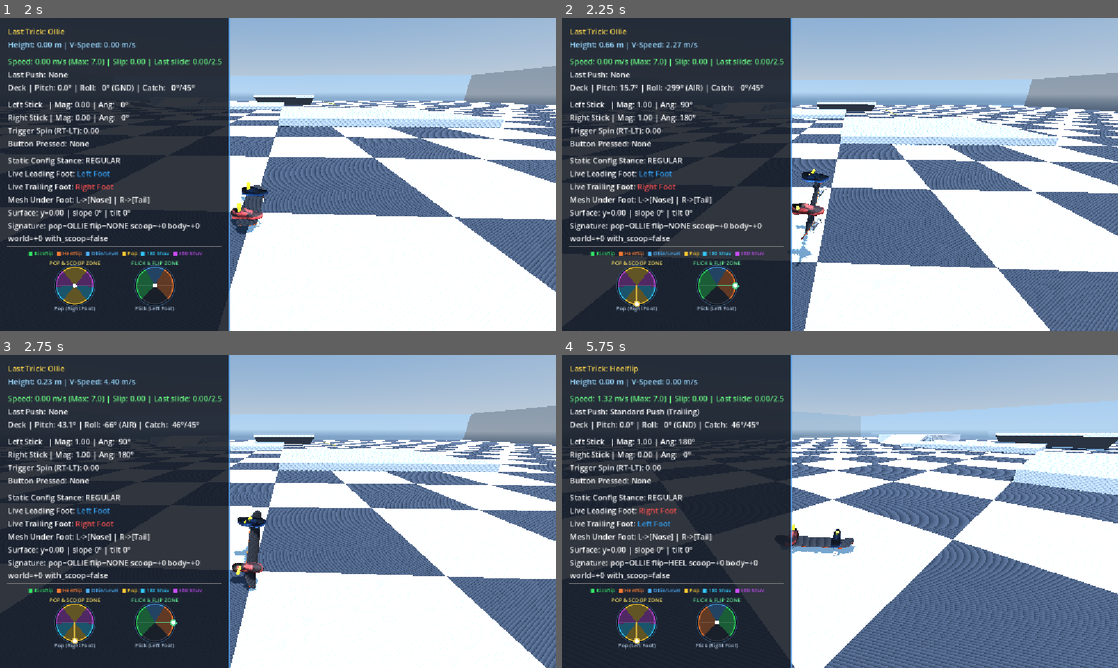
Above: before the commit, frames 1-4 (two rows, left to right).
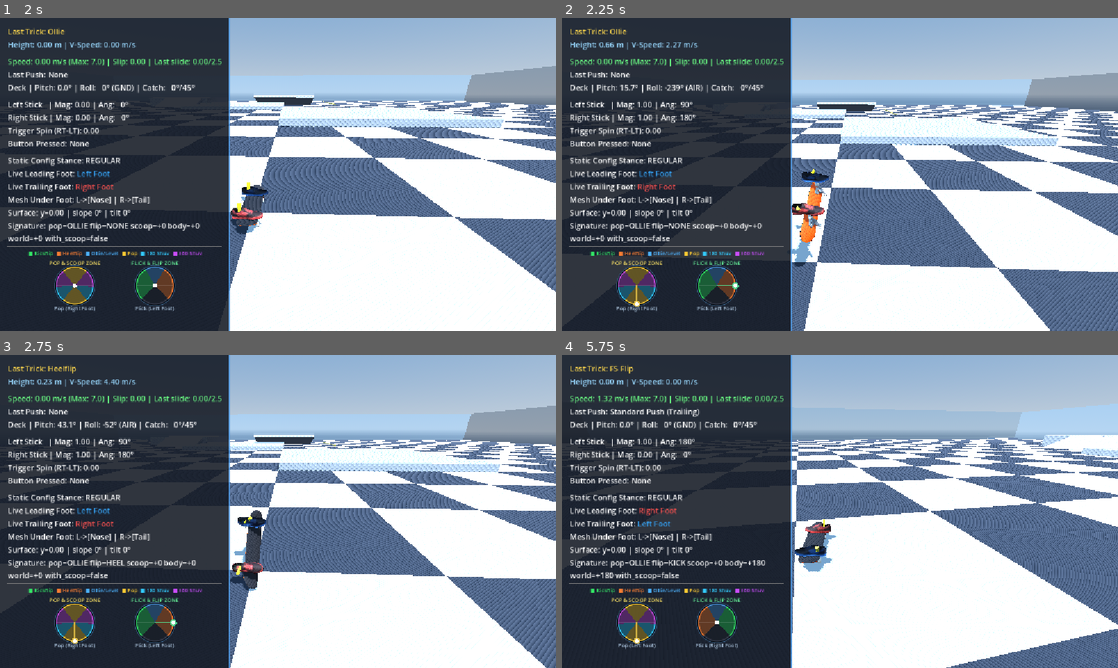
Above: after the commit, the same moments.

Repository: nklunder/skate-sim
Game: Godot game, scene res://scenes/TestWorld.tscn
Same seed, same stepped clock (60 frames per second), same inputs: the game is played once before the commit and once after it.
Inputs (mouse positions are in pixels of both pictures, inside the frame that each line leads up to):
- Up to frame 1 (2 s): tap Enter at 0.5 s; move the mouse to (400, 158) at 0.52 s; hold Right (ui_right) 0.53-1.25 s; hold L 0.53-1.25 s; click (400, 158) at 0.67 s; tap Space at 0.77 s; drag from (166, 190) to (250, 237) at 1.27 s
- Up to frame 2 (2.25 s): move the mouse to (895, 105) at 2.02 s; hold Right (ui_right) from 2.03 s (still down); hold K from 2.03 s (still down)
- Up to frame 3 (2.75 s): keep holding Right (ui_right); keep holding K
- Up to frame 4 (5.75 s): release Right (ui_right) at 2.75 s; release K at 2.75 s; drag from (812, 574) to (673, 464) at 2.77 s; move the mouse to (1006, 558) at 3.52 s; hold Left (ui_left) 3.53-4.25 s; hold Q 3.53-4.25 s; tap Space at 3.77 s; drag from (673, 464) to (756, 433) at 4.27 s; move the mouse to (867, 511) at 5.02 s; hold Down (ui_down) from 5.03 s (still down); hold V from 5.03 s (still down); click (867, 511) at 5.17 s

Frame 1 is identical in both runs. In frame 2, 0.5% of the frame differs, in the area x 19-48%, y 21-80%; in frame 3, 0.5%; in frame 4, 31%, in the area x 6-100%, y 3-100%.

Commit message:
slow the deck down, and make double sensitivity one tunable number
Reported: flips and spins feel a little fast, and doubles are too sensitive -
the flick has to be released almost instantly to avoid one.

Rates drop about 20%: flip 1020 -> 816, spin 540 -> 432, body spin 554 -> 443.
A flat-ground kickflip now turns in 0.44 s rather than 0.35, catching at 70%
of airtime instead of 56%.

flick_rate_min had to rise with it, 0.6 -> 0.72. A flat-ground kickflip has 38
frames of airtime, so the deck must turn at 568 deg/s to come round at all,
and the slowest a flick can be is flick_rate_min * flip_speed_deg. Below a
947 deg/s base a soft flick stops being a recoverable mistake and becomes an
unavoidable primo. The two cannot be tuned independently and now say so.

The double sensitivity was structural rather than a number. Holding was the
DEFAULT: a rider throws the flick and their thumb comes to rest at the end of
the throw, so the stick is still out when the deck comes round and releasing
is the extra effort. That is backwards - a thumb left where it landed is not a
request for anything.

And the trigger was "still held when the deck arrives", which made the window
to avoid a double however long a revolution happened to take. Every change to
flip_speed_deg silently retuned how easy doubles were, including the one in
this commit.

Held time is now asked for directly and the turn count is DECLARATIVE - the
controller raises the target to match 1 + flick_hold_turns(), rather than
reacting to a moment. No edge to miss, and no way to count one hold twice.

    thumb out   0.13s  0.27s  0.33s  0.50s  0.67s
    flips           1      1      2      2      3

flick_hold_min_time is the only thing that sets sensitivity now. It has to
stay under one revolution, or the deck completes and stops before the rider
can finish asking.

All five suites pass. curb_flip_repro's thresholds are re-baselined to the new
rate - the expected consequence of a deliberate speed change, not a
regression.

Co-Authored-By: Claude Opus 5 <noreply@anthropic.com>

Diff:
--- a/scripts/player/RiderBody.gd
+++ b/scripts/player/RiderBody.gd
@@ -30,7 +30,7 @@
 ## Moved here from SkaterController unchanged. Spinning is something the RIDER does - the deck comes
 ## round because it is attached to them, not the other way about - and that is exactly the
 ## distinction this node exists to make.
-@export var body_spin_speed_deg: float = 554.0
+@export var body_spin_speed_deg: float = 443.0
 ## How quickly the shoulders converge on the rate the triggers are asking for. This is the rider's
 ## own rotational inertia: they cannot start or stop turning instantly.
 @export var spin_response: float = 20.0
--- a/scripts/player/SkaterController.gd
+++ b/scripts/player/SkaterController.gd
@@ -114,8 +114,8 @@
 # variable of its own. Two velocity representations was the split this rewrite removed.
 
 @export_category("Flip & Spin Physics (3-Layer Hierarchy)")
-@export var flip_speed_deg: float = 1020.0
-@export var spin_speed_deg: float = 540.0
+@export var flip_speed_deg: float = 816.0
+@export var spin_speed_deg: float = 432.0
 ## Gyroscopic coupling factor: adds rotational inertia to multi-axis tricks (e.g. 360 flips) so they complete later.
 @export var rotational_complexity_coupling: float = 0.15
 
@@ -132,7 +132,13 @@
 ## Bounds on the multiplier. The FLOOR is the important one: a soft flick should turn the deck
 ## lazily and risk an incomplete trick, not guarantee a primo - the rider should be able to see it
 ## failing and still catch it.
-@export var flick_rate_min: float = 0.6
+##
+## IT IS TIED TO flip_speed_deg, and cannot be tuned independently of it. A flat-ground kickflip has
+## 38 frames of airtime, so the deck must turn at 568 deg/s or better to come round at all - and the
+## slowest a flick can be is flick_rate_min * flip_speed_deg. At 816 that floor is 0.70; anything
+## under it makes a soft flick an unavoidable primo rather than a recoverable mistake. Slow the deck
+## further and this has to rise with it.
+@export var flick_rate_min: float = 0.72
 @export var flick_rate_max: float = 1.6
 ## Where each axis is heading. DERIVED from the turn counts below, never fixed at the pop - see
 ## _refresh_rotation_targets().
@@ -1027,16 +1033,18 @@
 	# of the deck or returning to the rest pose - which is the same choice the hover()/lower() pair
 	# used to make from inside this block, but made in one place alongside every other foot state.
 	if is_flip_in_progress:
-		# HELD FLICK: another turn, asked for BEFORE the deck arrives rather than after.
+		# HELD FLICK: the rider asks for turns by holding, and the target is raised to match.
 		#
-		# Extending after arrival would work, but move_toward clamps exactly on the target - so the
-		# deck would take a part-step onto it, then a full step away next frame, and the rotation
-		# would stutter once per revolution. Asking while it is still one step out means the target
-		# has already moved by the time it gets there and the angular rate never changes at all,
-		# which is the whole point of holding rather than re-flicking.
-		if trick.flick_held and _rotation_arriving(delta):
-			flip_roll_turns += _roll_turns_per_extend
-			flip_yaw_turns += _yaw_turns_per_extend
+		# DECLARATIVE, not an edge. The count is how many extra turns the hold has earned, so the
+		# target simply tracks it - there is no moment to miss and no way to count the same hold
+		# twice. It also means the extension lands as soon as it is earned, well before the deck
+		# arrives, so move_toward never clamps onto a target that is about to move and the angular
+		# rate never changes: extending is invisible to the deck's velocity, which is the whole point
+		# of holding rather than re-flicking.
+		var asked: int = 1 + trick.flick_hold_turns()
+		if flip_roll_turns < _roll_turns_per_extend * asked:
+			flip_roll_turns = _roll_turns_per_extend * asked
+			flip_yaw_turns = _yaw_turns_per_extend * asked
 			_refresh_rotation_targets()
 		board_mesh.rotation_degrees.z = move_toward(board_mesh.rotation_degrees.z, target_board_roll, absf(flip_roll_rate) * delta)
 		board_mesh.rotation_degrees.y = move_toward(board_mesh.rotation_degrees.y, target_board_yaw, absf(flip_yaw_rate) * delta)
@@ -1169,14 +1177,6 @@
 	_deck_clearance_held = maxf(_deck_clearance_held,
 		maxf(0.0, reach * deck_clearance_margin - foot_rig.left_rest.y))
 	return _deck_clearance_held
-
-## True when both axes are within this frame's travel of their targets - i.e. the deck arrives now.
-##
-## Both, not either: the axes are rate-locked to arrive together, and an axis that is not turning has
-## a zero rate and zero distance left, so it reports arriving and lets the turning one decide.
-func _rotation_arriving(delta: float) -> bool:
-	return absf(target_board_roll - board_mesh.rotation_degrees.z) <= absf(flip_roll_rate) * delta \
-		and absf(target_board_yaw - board_mesh.rotation_degrees.y) <= absf(flip_yaw_rate) * delta
 
 ## Rebuilds both rotation targets from the turn counts.
 ##
--- a/scripts/tricks/TrickState.gd
+++ b/scripts/tricks/TrickState.gd
@@ -37,6 +37,31 @@
 ## deflected too - and sustaining a rotation because the rider is releasing would be the opposite of
 ## what they asked for.
 @export_range(0.0, 1.0) var flick_hold_alignment: float = 0.6
+## How long the flick must be held CONTINUOUSLY to ask for ONE more turn, in seconds.
+##
+## This IS the double-flip sensitivity, and it is the only thing that sets it.
+##
+## Without this, holding is the DEFAULT and releasing is the effort: a rider throws the flick and
+## their thumb naturally comes to rest at the end of the throw, so the stick is still out when the
+## deck comes round and every trick doubles unless they deliberately snatch it back. That is
+## backwards. A thumb left where it landed is not a request for anything.
+##
+## Each interval of continuous hold buys one more turn, so it reads directly: release inside
+## $0.30\text{s}$ for a single, hold to $0.60$ for a double, $0.90$ for a triple. A natural
+## throw-and-relax has the stick back under flick_min_deflection within roughly $0.1$ to $0.15\text{s}$,
+## so this is comfortably clear of "left my thumb where it landed" without asking the rider to snatch.
+##
+## MUST STAY UNDER ONE REVOLUTION - about $0.44\text{s}$ at the current flip_speed_deg. The deck has
+## to still be turning when the rider finishes asking, or it completes and stops first and doubles
+## become impossible. Slowing the deck widens that ceiling; speeding it up narrows it.
+##
+## It also DECOUPLES double sensitivity from rotation speed. Judged on "still held when the deck
+## arrives", the window to avoid a double was however long a revolution happened to take, so every
+## change to flip_speed_deg silently retuned how easy doubles were. Held time is asked for directly
+## instead, and answered the moment it is earned rather than at whatever instant the deck comes
+## round. Must stay comfortably UNDER one revolution, or the deck completes and stops before the
+## rider can have asked for anything.
+@export var flick_hold_min_time: float = 0.30
 ## Vertical band the releasing stick must be inside, so a flick reads as a flick and not as the
 ## opposite end being loaded instead.
 @export_range(0.0, 0.5) var flick_release_band: float = 0.20
@@ -139,6 +164,9 @@
 ## held" can be judged against what the rider actually did rather than against a fixed axis.
 var _flick_dir: Vector2 = Vector2.ZERO
 var _flick_is_left: bool = false
+## Seconds the flick has been held out continuously. Reset the moment it lapses, so a thumb that
+## wanders back through the threshold has to earn the hold again.
+var _flick_held_time: float = 0.0
 ## Recent peak speed of each stick. See flick_speed_decay.
 var _left_flick_peak: float = 0.0
 var _right_flick_peak: float = 0.0
@@ -161,7 +189,7 @@
 	if rider == null:
 		return
 	_track_flick_speed(delta)
-	_track_flick_hold()
+	_track_flick_hold(delta)
 	_release_spent_pop_stick()
 	_handle_keyboard_pop()
 	_detect_pop_load_and_flick(delta)
@@ -241,6 +269,7 @@
 		_load = Vector2.ZERO
 		_flick_dir = Vector2.ZERO
 		flick_held = false
+		_flick_held_time = 0.0
 		trick_status_string = "Grounded & Rolling"
 
 ## Compression follows the thumb up instantly and back down at load_release_rate. Direction stays
@@ -279,13 +308,25 @@
 	_build_trick_signature()
 
 ## Watches whether the thrown flick is still being held out in the direction it was thrown.
-func _track_flick_hold() -> void:
+func _track_flick_hold(delta: float) -> void:
 	if current_pop_state != PopState.POPPED or _flick_dir == Vector2.ZERO:
 		flick_held = false
+		_flick_held_time = 0.0
 		return
 	var stick: Vector2 = rider.left_stick_raw if _flick_is_left else rider.right_stick_raw
-	flick_held = stick.length() >= flick_min_deflection \
+	var out: bool = stick.length() >= flick_min_deflection \
 		and stick.normalized().dot(_flick_dir) >= flick_hold_alignment
+	_flick_held_time = _flick_held_time + delta if out else 0.0
+	flick_held = out and _flick_held_time >= flick_hold_min_time
+
+## How many EXTRA turns the rider has asked for by holding, as a count rather than an edge.
+##
+## Declarative on purpose: the controller raises the turn count to match rather than reacting to a
+## moment, so there is no edge to miss and re-asking the same question twice cannot double-count.
+func flick_hold_turns() -> int:
+	if flick_hold_min_time <= 0.0:
+		return 0
+	return int(_flick_held_time / flick_hold_min_time)
 
 ## Peak-holds each stick's speed so a flick is measured by the whole throw rather than by whichever
 ## single frame crossed the release threshold.
--- a/tests/curb_flip_repro.gd
+++ b/tests/curb_flip_repro.gd
@@ -87,10 +87,10 @@
 	# keyboard pop sets none, and every other case here injects one. Those must take the reference
 	# rate, which is what keeps this whole feature a no-op for the rest of the suite.
 	{"label": "kickflip, hard flick", "pos": Vector3(4.0, 0.078, 14.0),
-		"flip": true, "scoop": 0, "flick_speed": 42.0, "roll_stops_before": 20},
+		"flip": true, "scoop": 0, "flick_speed": 42.0, "roll_stops_before": 24},
 	{"label": "kickflip, lazy flick", "pos": Vector3(4.0, 0.078, 14.0),
 		"flip": true, "scoop": 0, "flick_speed": 3.5, "roll_stops_after": 30},
-	# HELD ROTATION. Keeping the flick out through a completion asks for another turn, and turns are
+	# HELD ROTATION. Each flick_hold_min_time of continuous hold asks for one more turn, and turns are
 	# added in proportion to what the trick STARTED with - so a tre flip doubles both axes and stays
 	# synchronised, where adding a flat turn each would pull it apart. `jump` buys the airtime.
 	#
@@ -98,17 +98,17 @@
 	# not change at the boundary either: the roll-step cap above already fails a stutter, because
 	# extending is meant to be invisible to the deck's angular velocity.
 	{"label": "double kickflip (held)", "pos": Vector3(4.0, 0.078, 14.0),
-		"flip": true, "scoop": 0, "hold_flick": 25, "jump": 16.0, "expect_turns": 2},
+		"flip": true, "scoop": 0, "hold_flick": 24, "jump": 16.0, "expect_turns": 2},
 	{"label": "triple kickflip (held)", "pos": Vector3(4.0, 0.078, 14.0),
-		"flip": true, "scoop": 0, "hold_flick": 50, "jump": 16.0, "expect_turns": 3},
+		"flip": true, "scoop": 0, "hold_flick": 42, "jump": 16.0, "expect_turns": 3},
 	{"label": "double tre flip (held)", "pos": Vector3(4.0, 0.078, 14.0),
-		"flip": true, "scoop": 360, "hold_flick": 35, "jump": 16.0, "expect_turns": 2, "sync": true},
+		"flip": true, "scoop": 360, "hold_flick": 24, "jump": 16.0, "expect_turns": 2, "sync": true},
 	# A stick that is still DEFLECTED but no longer pointing where it was flicked must stop
 	# sustaining. The rider flicks left and then pushes down - reaching for a manual on the way in -
 	# and that must not read as "keep flipping". Deflection alone cannot tell the two apart; only
 	# alignment can, which is what flick_hold_alignment is for.
 	{"label": "flick then steer away", "pos": Vector3(4.0, 0.078, 14.0),
-		"flip": true, "scoop": 0, "hold_flick": 25, "after_flick": Vector2(0.0, 0.7),
+		"flip": true, "scoop": 0, "hold_flick": 24, "after_flick": Vector2(0.0, 0.7),
 		"jump": 16.0, "expect_turns": 2},
 ]
 
Not shown, changed: AGENTS.md
Not shown, changed: docs/CHANGELOG_LEDGER.md
